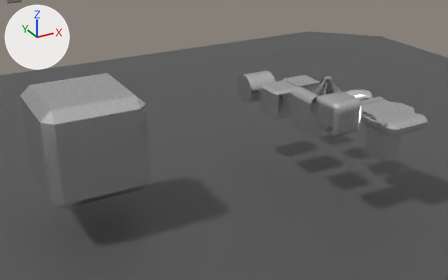
The glTF model parts.glb, before and after one commit.
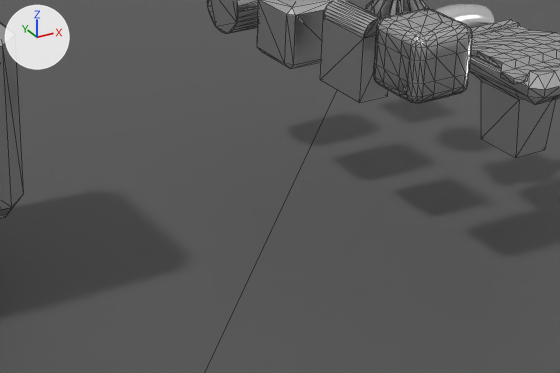
Each version appears first from a 50 mm lens placed at (-21.91, -32.16, 15.46), pointed at (-5.2, -1.76, 0.26), and next in a close-up on the part from 31% to 90% of the width and 31% to 94% of the height. The axes (+X, +Y, +Z) are drawn at upper left. The lights are the same throughout. The last two pictures show the newer version. The close-ups show mesh edges as thin lines. Where no turn or scale is listed for an object, it has been applied to the vertices.

The scene before the commit, as lines of its bpy script (objects in view):
```python
me_cube_003 = bpy.data.meshes.new('Cube.003')
me_cube_003.from_pydata(...)  # 62 vertices, 120 faces; spans x -1.52..1.52, y -2.21..2.21, z -0.76..0.11
me_cube_003.materials.append(mat_material)  # its picture is missing
me_cube_004 = bpy.data.meshes.new('Cube.004')
me_cube_004.from_pydata(...)  # 98 vertices, 192 faces; spans x -1.52..2.02, y -1.56..1.56, z -0.09..0.09
me_cube_004.materials.append(mat_material)  # its picture is missing
me_cube_009 = bpy.data.meshes.new('Cube.009')
me_cube_009.from_pydata(...)  # 24 vertices, 44 faces; spans x -1.0..1.0, y -1.0..1.0, z -1.0..1.0
me_cube_009.materials.append(mat_material)  # its picture is missing
ob_belt = bpy.data.objects.new('belt', me_cube_004)
ob_belt.location = (3.45, -6.0, 1.88)
ob_belt_frame = bpy.data.objects.new('belt-frame', me_cube_003)
ob_belt_frame.location = (3.7, -6.0, 1.95)
ob_cube_bevel = bpy.data.objects.new('cube-bevel', me_cube_009)
ob_cube_bevel.location = (0.0, 0.0, 1.4)
# also in view: 'grill' at (3.68, -6.0, 0.07); 'cylinder' at (0.0, 3.0, 1.4); 'fins' at (3.88, 0.0, 1.33); 'item-container' at (-13.17, 0.0, 1.4); 'Cube.012' at (0.0, -0.1, -5.0)
```
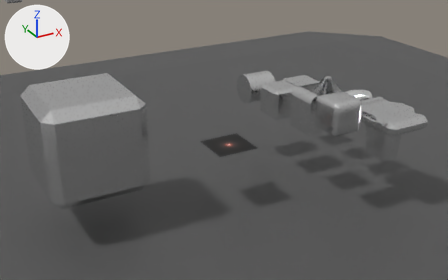
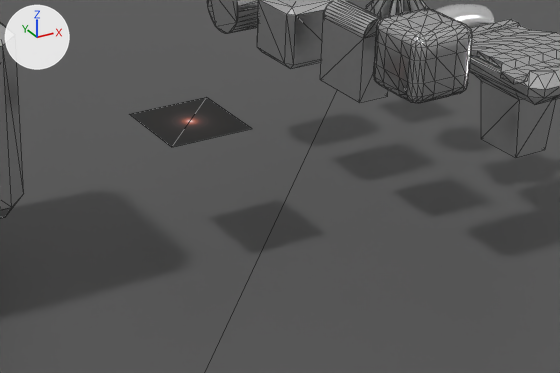
Location of each change, (x1, y1, x2, y2) in pixels of the close-ups (560 x 373 px):
'Plane', added: after (130, 97, 252, 147)

Diff of the bpy script that builds the scene:
```diff
--- a/parts.glb.py
+++ b/parts.glb.py
@@ img_ring_flare @@
+img_ring_flare = load_image('ring_flare', '_unpacked/ring_flare', 256, 256, 'sRGB')
@@ mat_material_002 @@
+mat_material_002 = bpy.data.materials.new('Material.002')
+# uses the picture img_ring_flare
@@ me_plane_002 @@
+me_plane_002.from_pydata(...)  # 4 vertices, 2 faces; spans x -1.3..1.3, y -1.3..1.3, z 0.0
+me_plane_002.materials.append(mat_material_002)
@@ ob_plane @@
+ob_plane = bpy.data.objects.new('Plane', me_plane_002)
+ob_plane.location = (-5.0, -2.0, 0.0)
```
